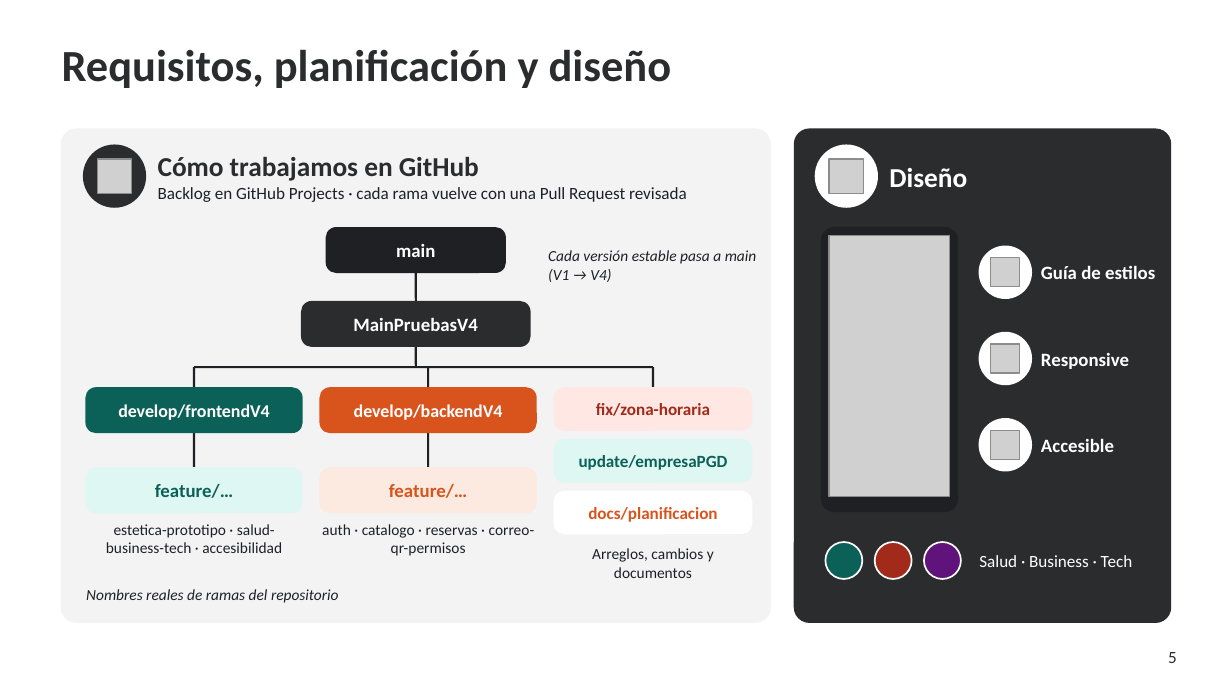
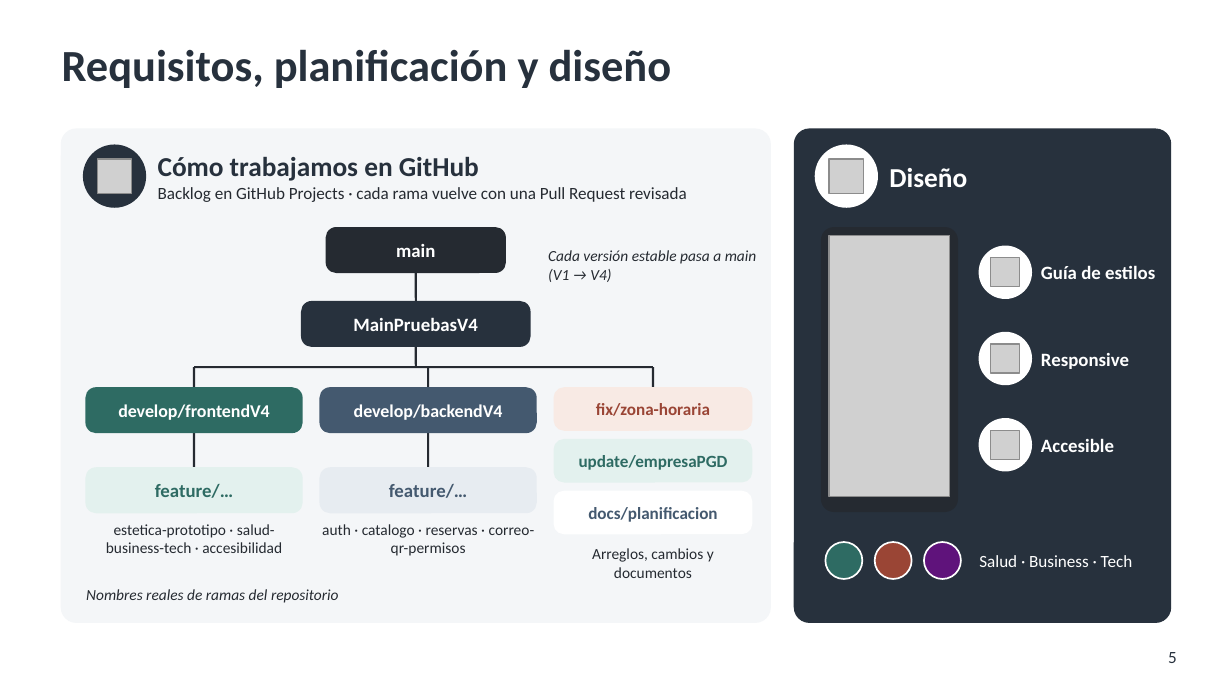
Before and after one commit to pablopedron/SABITECH, a slide deck: slide 5 of documents/Presentacion/07_2_DAW_Intermodular_1Evaluacion_SABITECH_WEB_Presentacion.pptx. Drawn at 1232x693 pixels with LibreOffice and Linux fonts; fonts in the diff are those of the drawing; grey boxes stand for pictures; background and template pictures are left out. Boxes give left, top, right and bottom in pixels: in the first picture for what was removed or moved away, otherwise in the second. Text is boxed around its words. In the diff, an @@ line names an element or a change of style, - is before the commit and + after.

```diff
--- a/documents/Presentacion/07_2_DAW_Intermodular_1Evaluacion_SABITECH_WEB_Presentacion.pptx
+++ b/documents/Presentacion/07_2_DAW_Intermodular_1Evaluacion_SABITECH_WEB_Presentacion.pptx
@@ title "Requisitos, planificación y diseño" at bbox=[62, 49, 672, 88]: text colour #2B2C2E to #27313D @@
@@ rounded rectangle at bbox=[62, 129, 770, 622]: fill #F3F3F4 to #F4F6F8; outline #F3F3F4 1 pt to #F4F6F8 1 pt @@
@@ text "Cómo trabajamos en GitHub" at bbox=[158, 157, 687, 202]: text colour #2B2C2E to #27313D in "Cómo trabajamos en GitHub"; text colour #1F2023 to #252A31 in "Backlog en GitHub Projects · cada rama ..." @@
@@ fill #2B2C2E to #27313D; outline #2B2C2E 1 pt to #27313D 1 pt in 3 elements at bbox=[84, 145, 145, 207], bbox=[302, 302, 530, 346], bbox=[795, 129, 1170, 622] @@
@@ rounded rectangle at bbox=[822, 228, 957, 511]: fill #1F2023 to #252A31; outline #1F2023 1 pt to #252A31 1 pt @@
@@ line (416, 272) - (416, 302): stroke #1F2023 1.25 pt to #252A31 1.25 pt @@
@@ line (416, 346) - (416, 367): stroke #1F2023 1.25 pt to #252A31 1.25 pt @@
@@ rounded rectangle at bbox=[86, 388, 302, 432]: fill #0B6157 to #2E6B63; outline #0B6157 1 pt to #2E6B63 1 pt @@
@@ line (193, 367) - (193, 388): stroke #1F2023 1.25 pt to #252A31 1.25 pt @@
@@ rounded rectangle at bbox=[320, 388, 536, 432]: fill #D9531C to #44596F; outline #D9531C 1 pt to #44596F 1 pt @@
@@ line (429, 367) - (429, 388): stroke #1F2023 1.25 pt to #252A31 1.25 pt @@
@@ text "fix/zona-horaria" at bbox=[596, 403, 710, 416]: text colour #A12A1A to #9A4535 @@
@@ rounded rectangle at bbox=[554, 388, 752, 430]: fill #FFE8E3 to #F8EAE4; outline #FFE8E3 1 pt to #F8EAE4 1 pt @@
@@ line (193, 432) - (193, 468): stroke #1F2023 1.25 pt to #252A31 1.25 pt @@
@@ line (429, 432) - (429, 468): stroke #1F2023 1.25 pt to #252A31 1.25 pt @@
@@ text "update/empresaPGD" at bbox=[579, 455, 728, 470]: text colour #0B6157 to #2E6B63 @@
@@ rounded rectangle at bbox=[554, 440, 752, 482]: fill #DFF7F3 to #E3F1EE; outline #DFF7F3 1 pt to #E3F1EE 1 pt @@
@@ text "feature/…" at bbox=[155, 484, 233, 498]: text colour #0B6157 to #2E6B63 @@
@@ rounded rectangle at bbox=[86, 468, 302, 513]: fill #DFF7F3 to #E3F1EE; outline #DFF7F3 1 pt to #E3F1EE 1 pt @@
@@ text "feature/…" at bbox=[389, 484, 467, 498]: text colour #D9531C to #44596F @@
@@ rounded rectangle at bbox=[320, 468, 536, 513]: fill #FCE9DF to #E7ECF1; outline #FCE9DF 1 pt to #E7ECF1 1 pt @@
@@ text "docs/planificacion" at bbox=[588, 507, 717, 522]: text colour #D9531C to #44596F @@
@@ ellipse at bbox=[825, 542, 862, 579]: fill #0B6157 to #2E6B63 @@
@@ ellipse at bbox=[875, 542, 912, 579]: fill #A12A1A to #9A4535 @@
@@ page number at bbox=[1168, 652, 1177, 663]: text colour #2B2C2E to #27313D @@
```
Also in this commit, not shown: 14 other slides changed.
